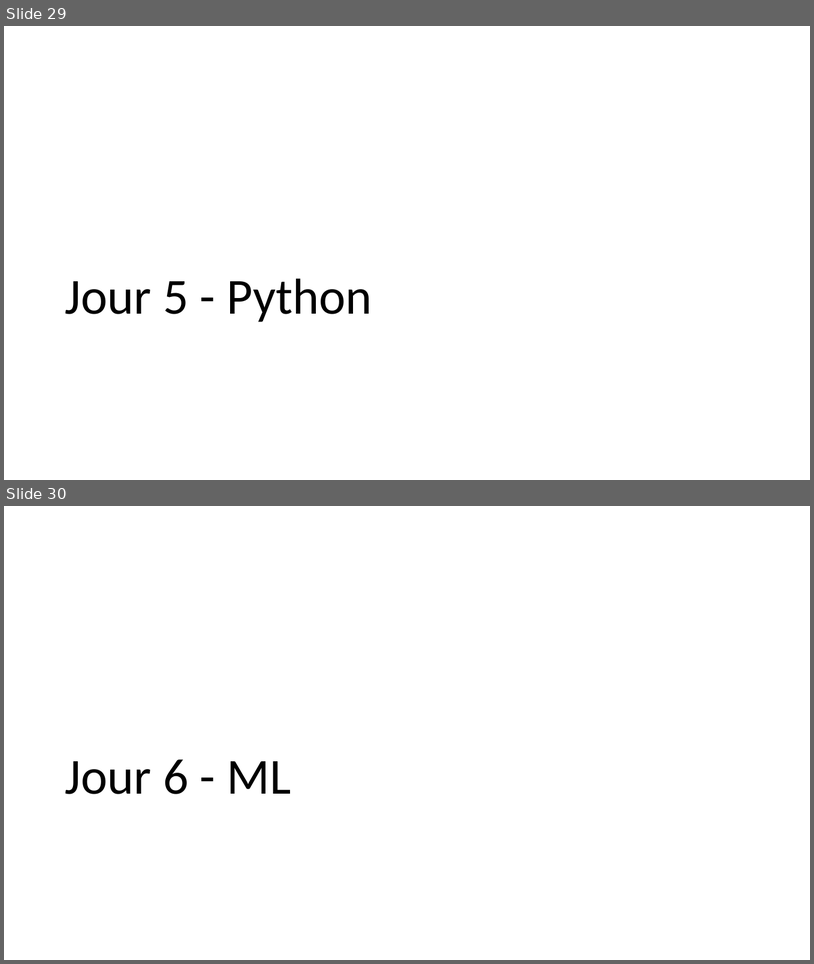
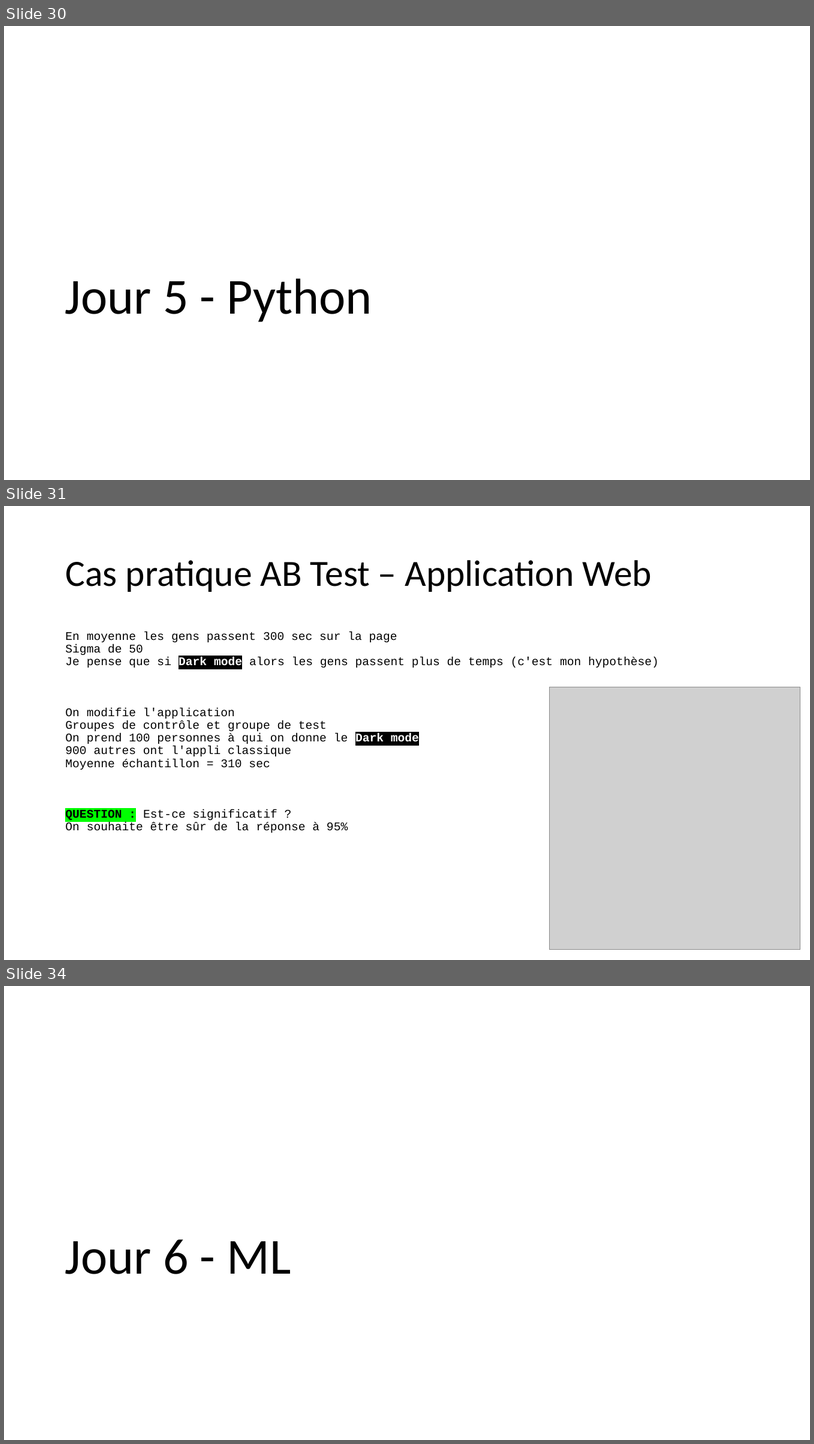
Before and after one commit to 40tude/Data_Essentials_Stage_Oct_2023, a slide deck: 00_notes_de_stage.pptx. Shown one above the other, each under a label of ours: slides 29 and 30 before the commit, slides 30, 31 and 34 after it; the slides between them are not shown. The pictures are 814x964 and 814x1444 pixels, drawn with LibreOffice and Linux fonts; fonts in the diff are those of the drawing; grey boxes stand for pictures. Boxes give left, top, right and bottom in pixels: in the first picture for what was removed or moved away, otherwise in the second. Text is boxed around its words. In the diff, an @@ line names an element or a change of style, - is before the commit and + after.

```diff
--- a/00_notes_de_stage.pptx
+++ b/00_notes_de_stage.pptx
@@ slide 31 added at (4, 506, 810, 960), background #FFFFFF @@
@@ title added at (65, 560, 653, 592), 44 pt, text #000000 @@
+Cas pratique AB Test – Application Web
@@ text added at (65, 631, 659, 832), 14 pt, text #000000 @@
+En moyenne les gens passent 300 sec sur la page
+Sigma de 50
+Je pense que si Dark mode alors les gens passent plus de temps (c'est mon hypothèse)
+On modifie l'application
+Groupes de contrôle et groupe de test
+On prend 100 personnes à qui on donne le Dark mode
+900 autres ont l'appli classique
+Moyenne échantillon = 310 sec
+QUESTION : Est-ce significatif ?
+On souhaite être sûr de la réponse à 95%
@@ picture added at (549, 687, 801, 949) @@
@@ what was slide 29 is now slide 30 @@
@@ what was slide 30 is now slide 34 @@
```
Also in this commit, not shown: 3 slides changed, 3 other slides added, 17 other files.
